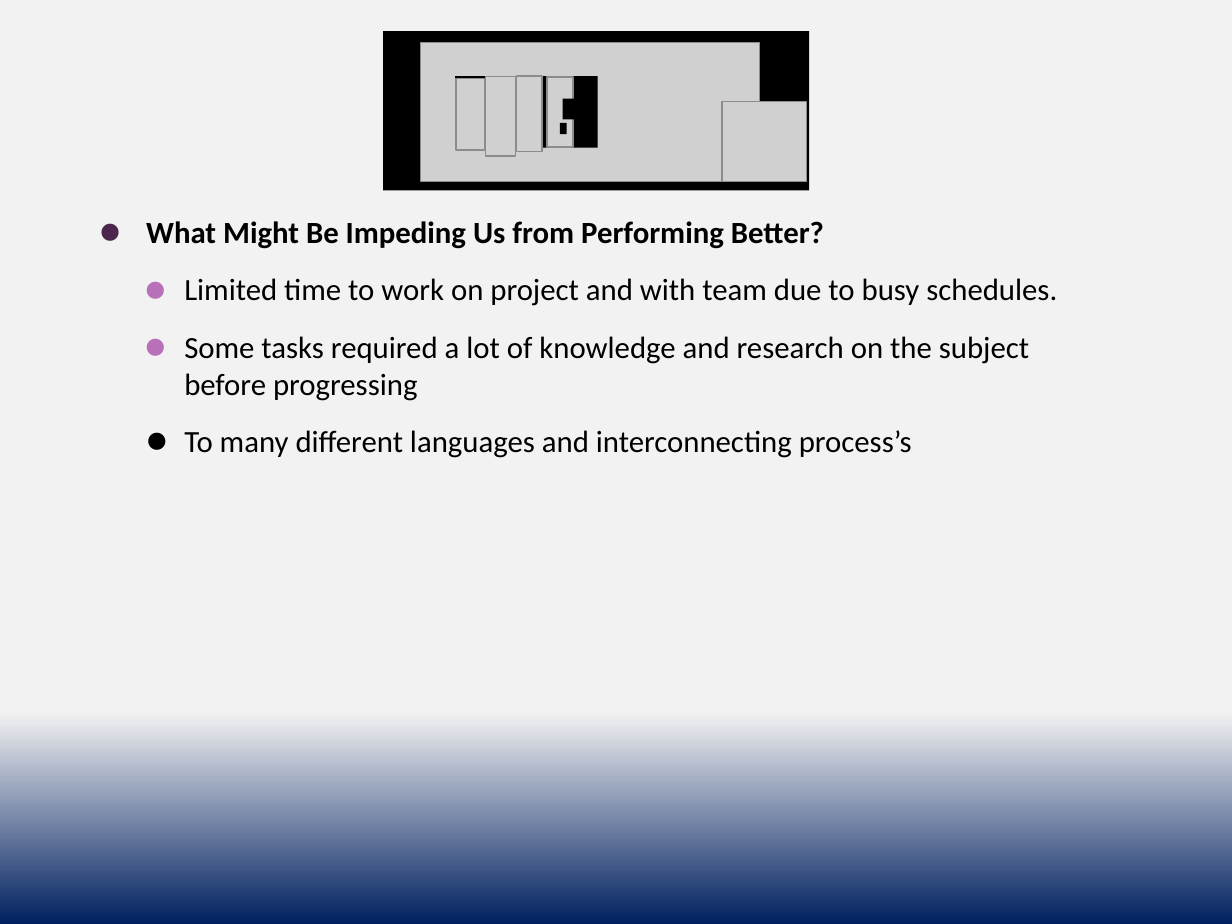
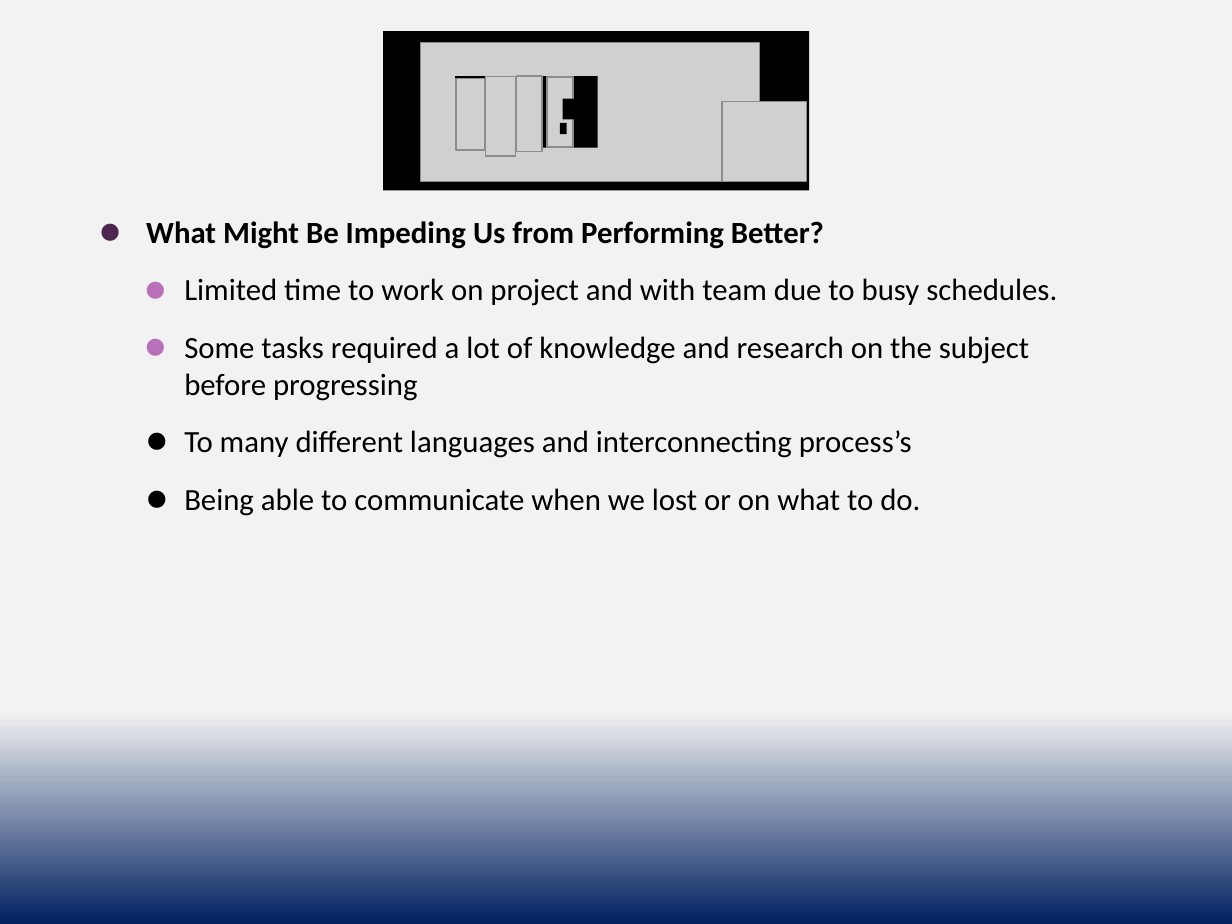
Before and after one commit to cs3398-borgs-bros/JeopardyChamp-Project, a slide deck: slide 2 of docs/Borgs_Retrospective - Sprint 3.pptx. Drawn at 1232x924 pixels with LibreOffice and Linux fonts; fonts in the diff are those of the drawing; grey boxes stand for pictures. Boxes give left, top, right and bottom in pixels: in the first picture for what was removed or moved away, otherwise in the second. Text is boxed around its words. In the diff, an @@ line names an element or a change of style, - is before the commit and + after.

```diff
--- a/docs/Borgs_Retrospective - Sprint 3.pptx
+++ b/docs/Borgs_Retrospective - Sprint 3.pptx
@@ text at box(184, 488, 920, 516): paragraph added @@
+    ⚫ Being able to communicate when we lost or on what to do.
```
Also in this commit, not shown: 2 other slides changed.
